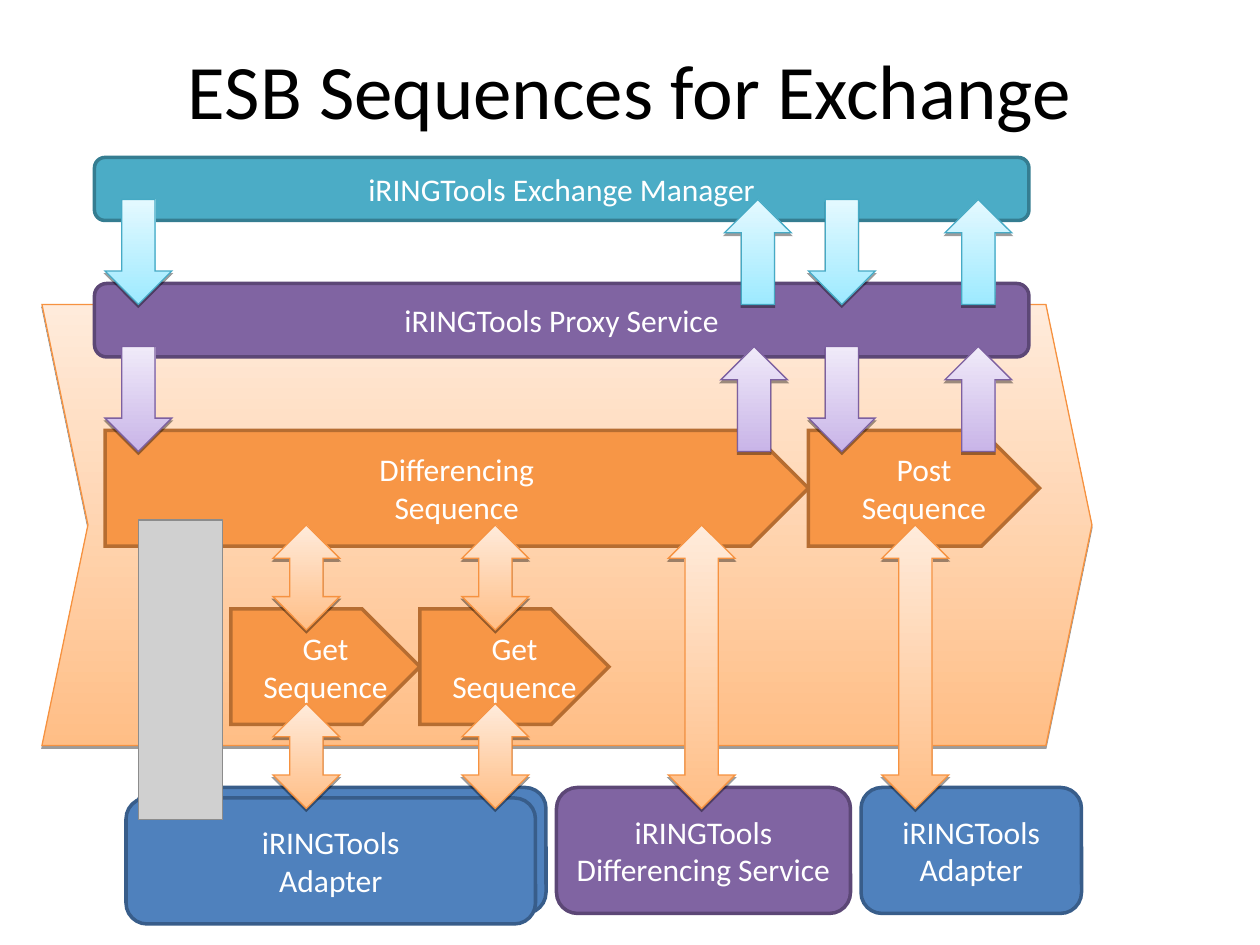
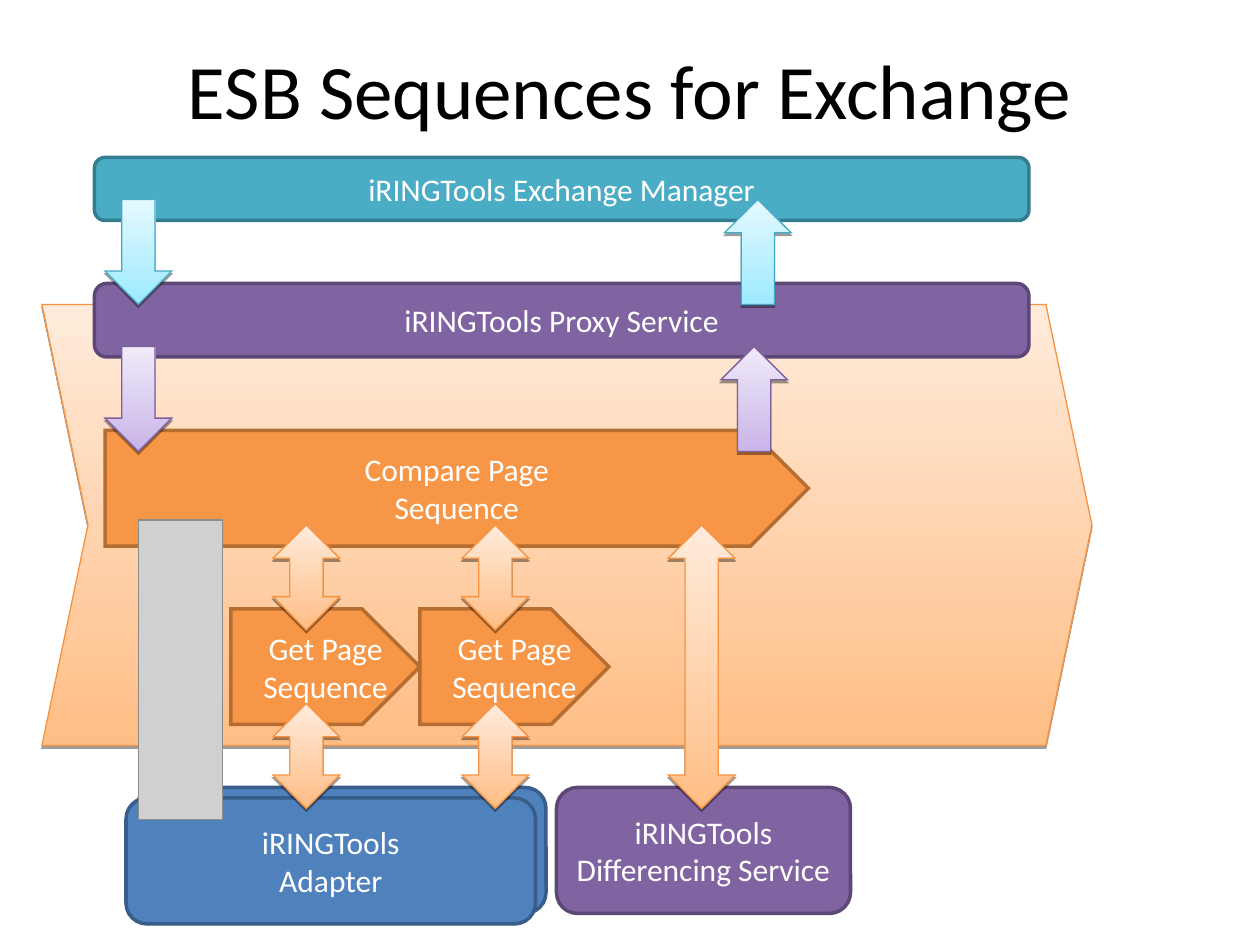
Before and after one commit to heyena/iring-tools, a slide deck: slide 11 of branches/ports/java/documents/iRINGTools ESB.ppt (slide 9 before the commit). Drawn at 1260x945 pixels with LibreOffice and Linux fonts; fonts in the diff are those of the drawing; grey boxes stand for pictures. Boxes give left, top, right and bottom in pixels: in the first picture for what was removed or moved away, otherwise in the second. Text is boxed around its words. In the diff, an @@ line names an element or a change of style, - is before the commit and + after.

```diff
--- a/branches/ports/java/documents/iRINGTools ESB.ppt
+++ b/branches/ports/java/documents/iRINGTools ESB.ppt
@@ down arrow removed at box(809, 199, 876, 304) @@
@@ up arrow removed at box(945, 199, 1012, 304) @@
@@ down arrow removed at box(809, 346, 876, 451) @@
@@ up arrow removed at box(945, 346, 1012, 451) @@
@@ freeform shape removed at box(809, 431, 1040, 547) @@
-Post
-Sequence
@@ text in freeform shape at box(365, 460, 549, 527): text changed @@
-Differencing
-Sequence
+Compare Page
+Sequence
@@ up down arrow removed at box(882, 525, 949, 809) @@
@@ text in freeform shape at box(263, 633, 387, 705): text changed @@
-Get
-Sequence
+Get Page
+Sequence
@@ text in freeform shape at box(452, 633, 576, 705): text changed @@
-Get
-Sequence
+Get Page
+Sequence
@@ rounded rectangle removed at box(861, 788, 1081, 914) @@
-iRINGTools
-Adapter
```
Also in this commit, not shown: 2 other slides changed, 6 slides added.
